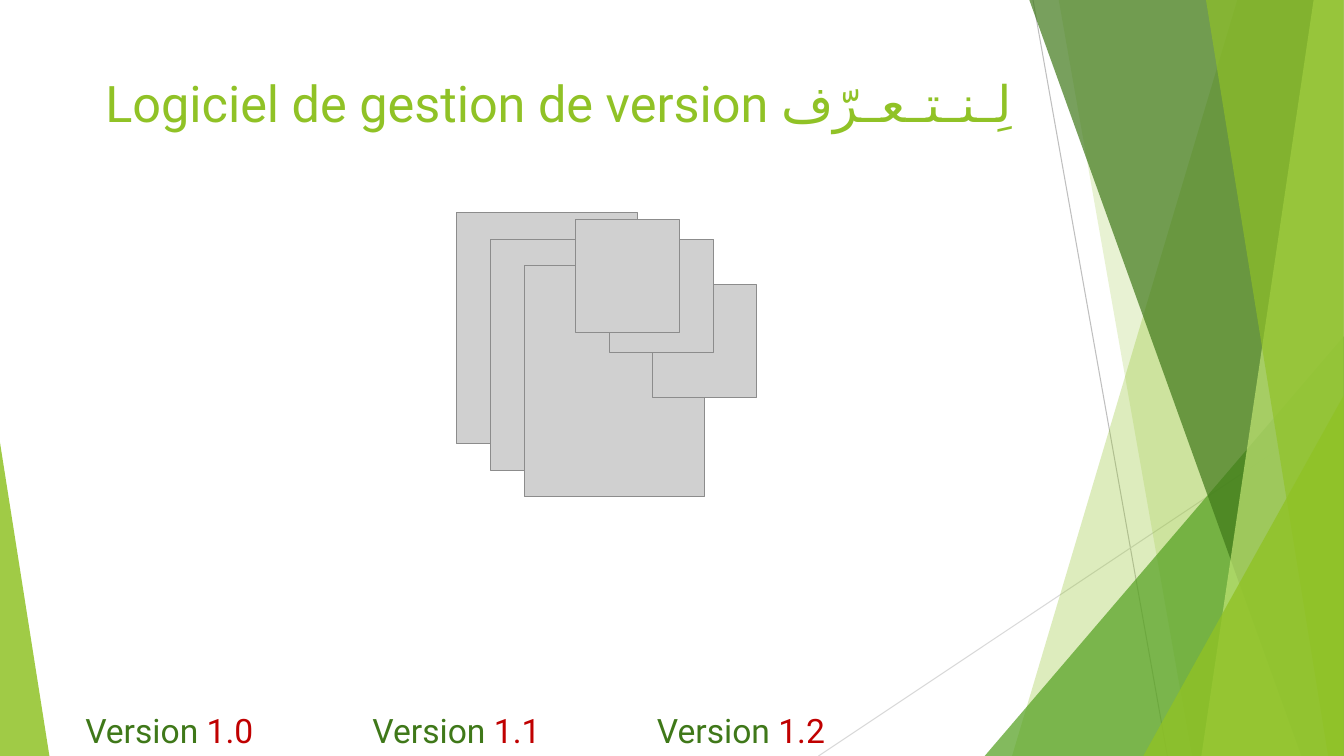
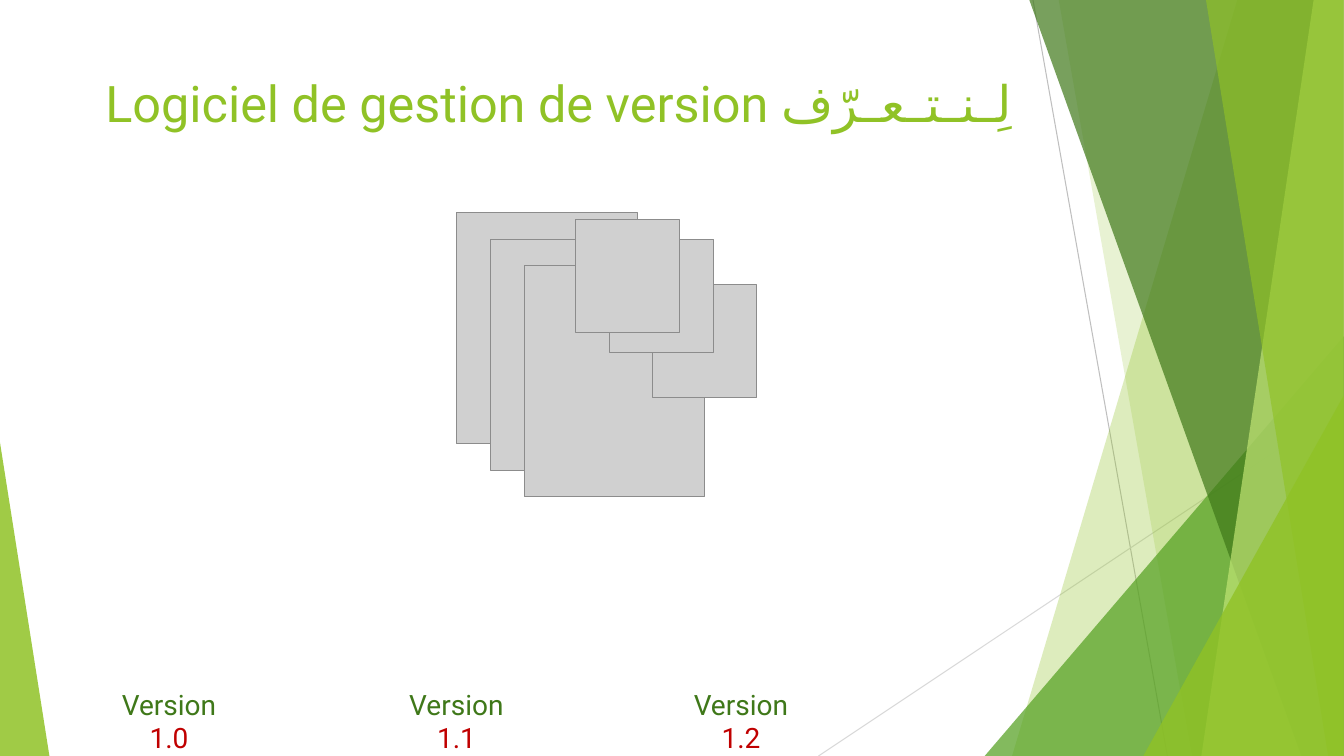
Before and after one commit to MeriemSelmi/GitSlides, a slide deck: slide 5 of Git Bakis.pptm. Drawn at 1344x756 pixels with LibreOffice and Linux fonts; fonts in the diff are those of the drawing; grey boxes stand for pictures. Boxes give left, top, right and bottom in pixels: in the first picture for what was removed or moved away, otherwise in the second. Text is boxed around its words. In the diff, an @@ line names an element or a change of style, - is before the commit and + after.

```diff
--- a/Git Bakis.pptm
+++ b/Git Bakis.pptm
@@ text "Version 1.0": place and size @@
-text "Version 1.0" at [85, 718, 254, 744]
+text "Version 1.0" at [122, 695, 216, 749]
@@ text "Version 1.1": place and size @@
-text "Version 1.1" at [372, 719, 541, 744]
+text "Version 1.1" at [409, 695, 503, 748]
@@ size 24 to 20 pt in 3 elements at [122, 695, 216, 749], [409, 695, 503, 748], [694, 695, 788, 748] @@
@@ text "Version 1.2": place and size @@
-text "Version 1.2" at [657, 718, 825, 744]
+text "Version 1.2" at [694, 695, 788, 748]
```
